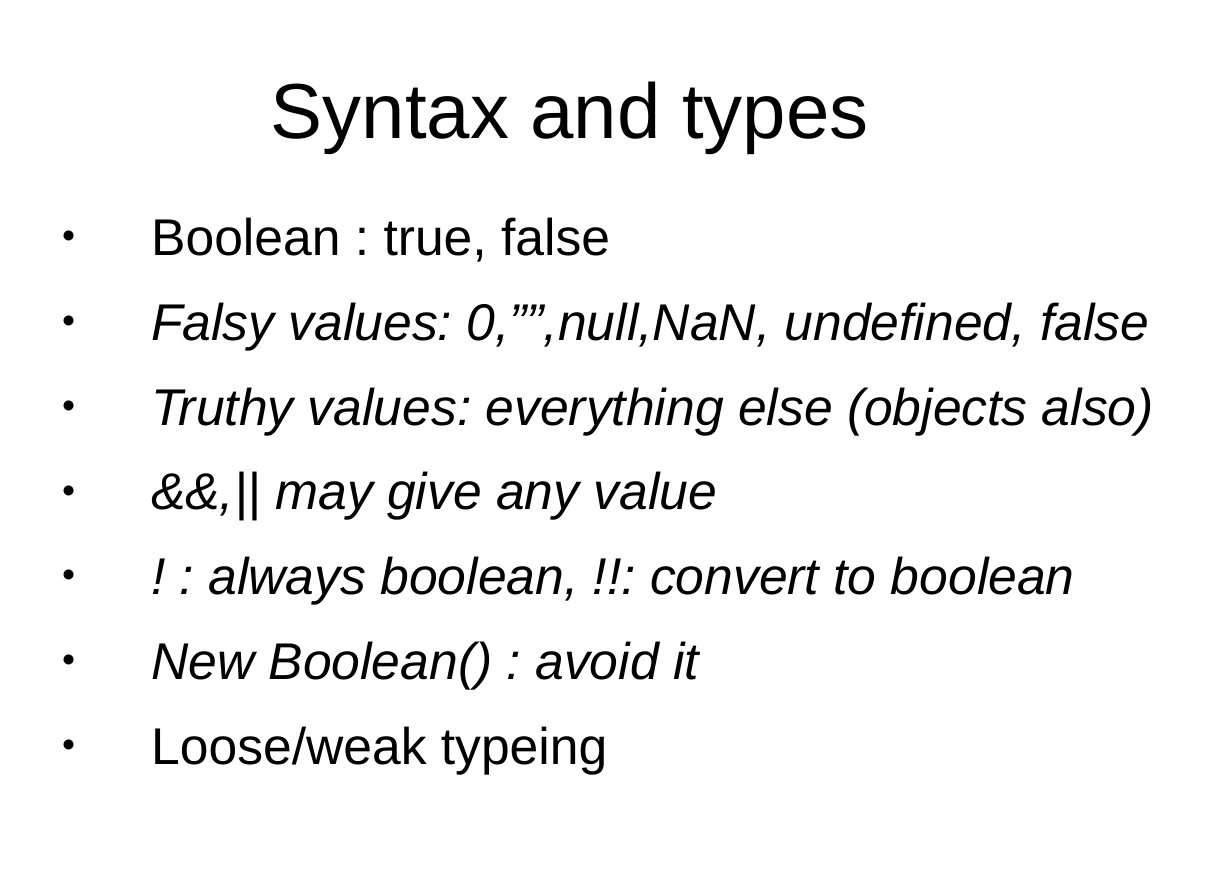
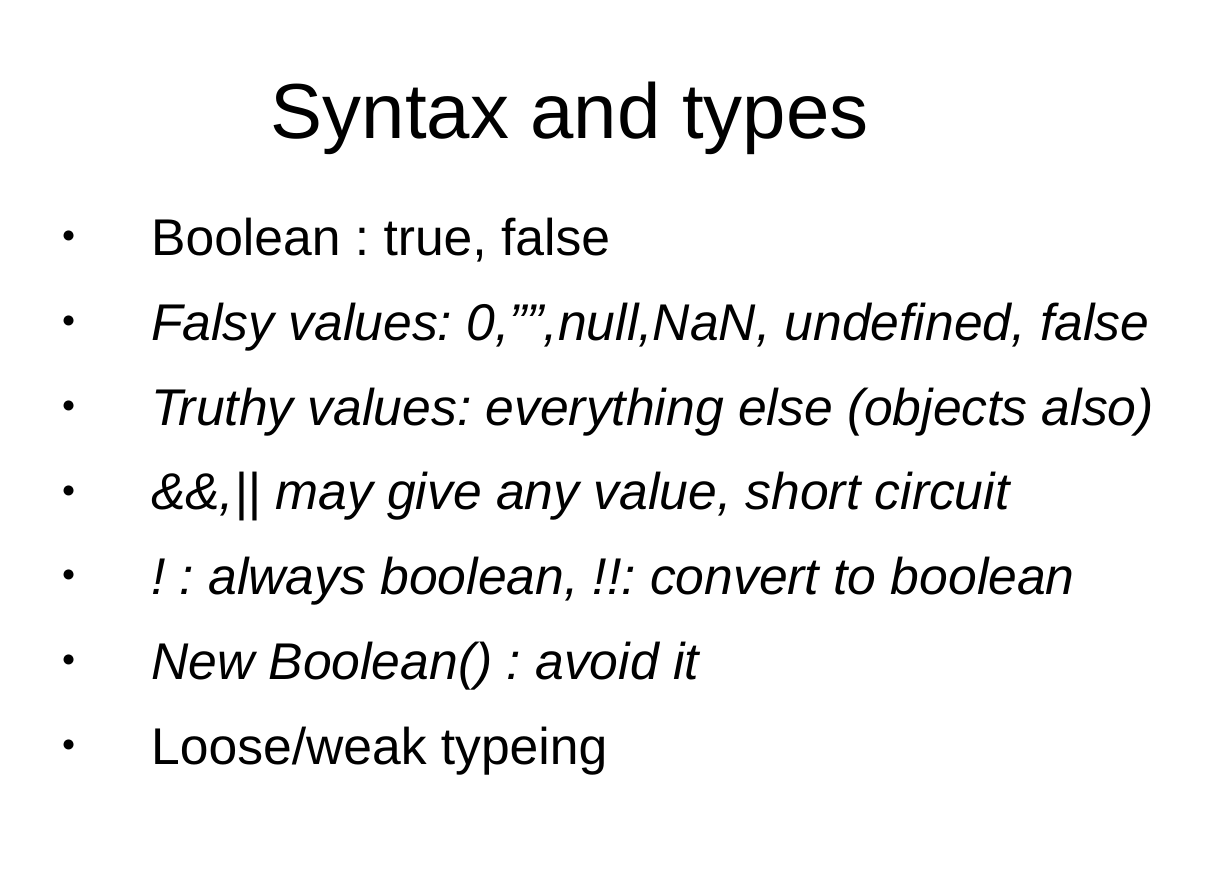
Before and after one commit to peterborkuti/other, a slide deck: slide 46 of JavaScriptBasics/jsbasics-slide.odp (slide 42 before the commit). Drawn at 1232x871 pixels with LibreOffice and Linux fonts; fonts in the diff are those of the drawing; background and template pictures are left out. Boxes give left, top, right and bottom in pixels: in the first picture for what was removed or moved away, otherwise in the second. Text is boxed around its words. In the diff, an @@ line names an element or a change of style, - is before the commit and + after.

```diff
--- a/JavaScriptBasics/jsbasics-slide.odp
+++ b/JavaScriptBasics/jsbasics-slide.odp
@@ text at (275,471,1010,520): text changed @@
-● &&,|| may give any value
+● &&,|| may give any value, short circuit
```
Also in this commit, not shown: 5 other slides changed, 6 slides added, 8 other files.
